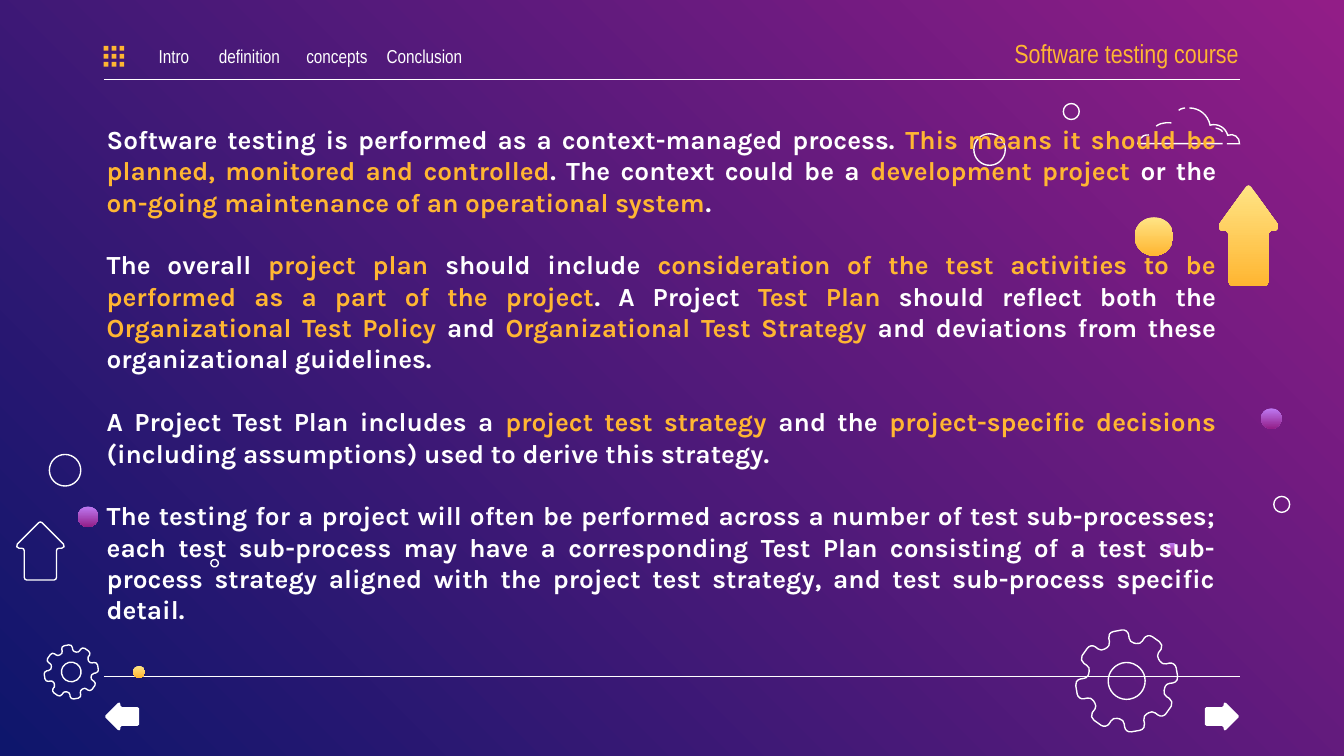
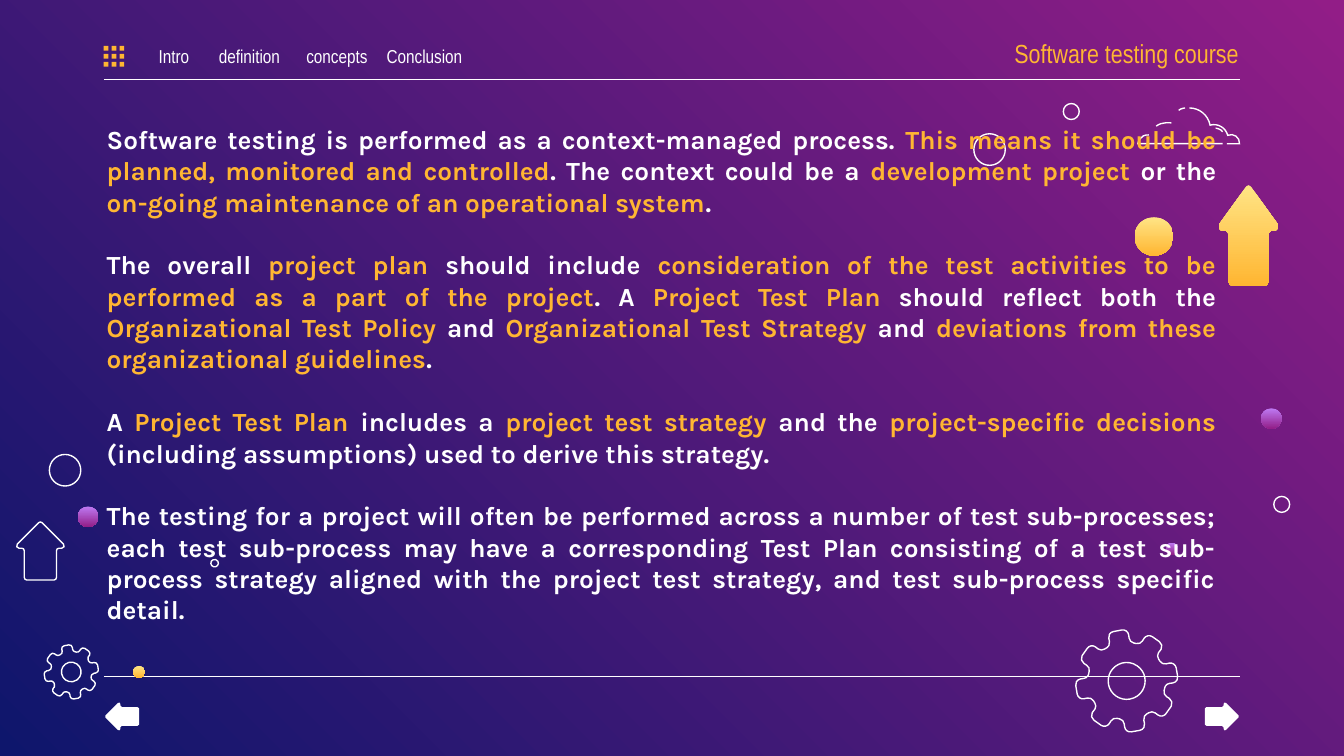
Before and after one commit to alihassanisokhtehsaraei/IEEE29119, a slide deck: slide 19 of project.pptx. Drawn at 1344x756 pixels with LibreOffice and Linux fonts; fonts in the diff are those of the drawing. Boxes give left, top, right and bottom in pixels: in the first picture for what was removed or moved away, otherwise in the second. Text is boxed around its words. In the diff, an @@ line names an element or a change of style, - is before the commit and + after.

```diff
--- a/project.pptx
+++ b/project.pptx
@@ text at [107,251,1216,469]: text colour #FFFFFF to #FFB632 in "Project deviations from these organizational guidelines.", "Project Test Plan" @@
```
Also in this commit, not shown: 2 other slides changed.
